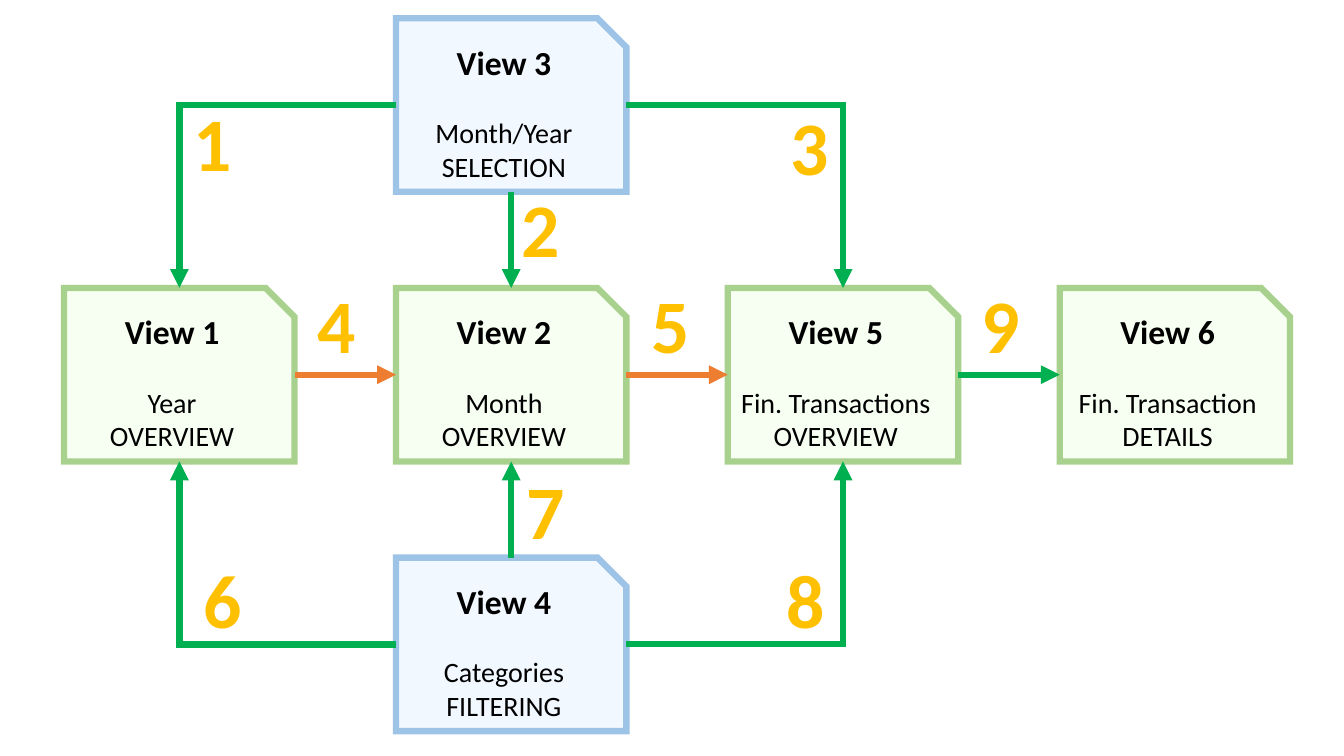
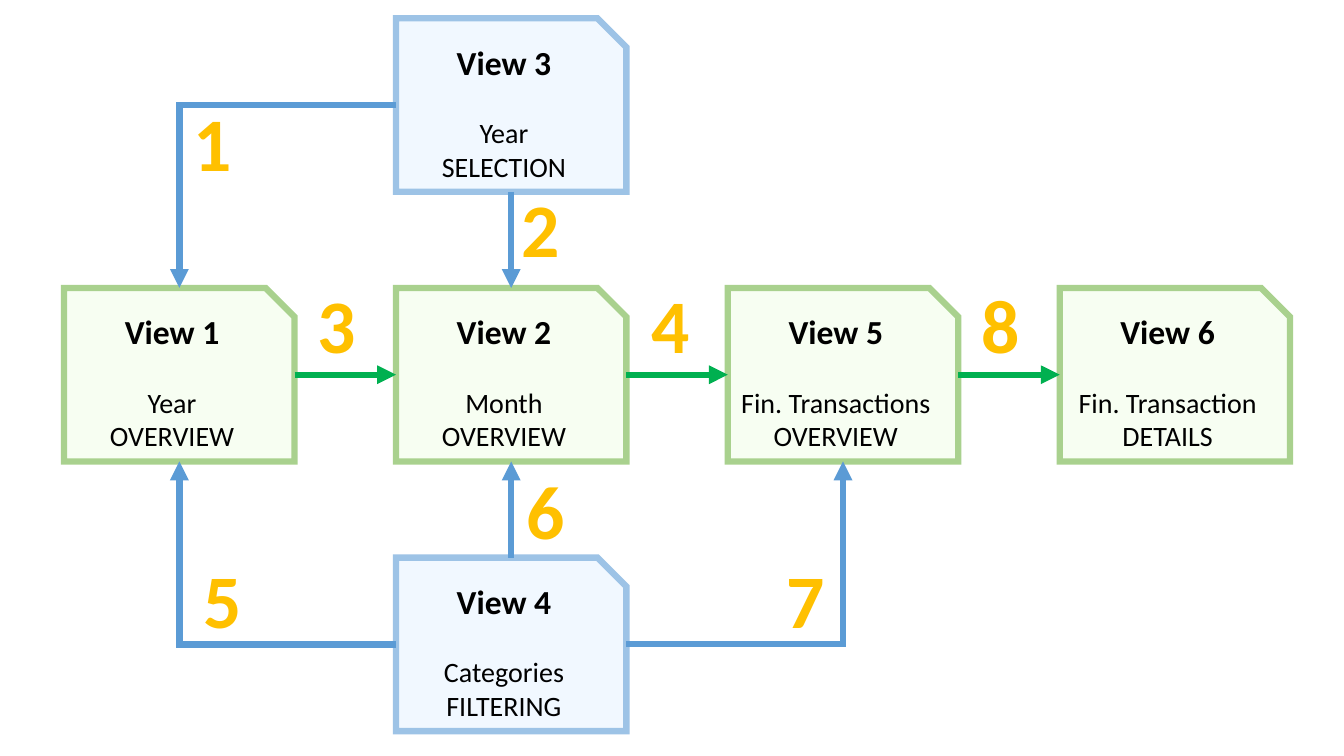
Before and after one commit to klingo/fhnw-mt-vr, a slide deck: slide 2 of 03_Figures/07_Suggestion/NavigationMap.pptx. Drawn at 1344x756 pixels with LibreOffice and Linux fonts; fonts in the diff are those of the drawing. Boxes give left, top, right and bottom in pixels: in the first picture for what was removed or moved away, otherwise in the second. Text is boxed around its words. In the diff, an @@ line names an element or a change of style, - is before the commit and + after.

```diff
--- a/03_Figures/07_Suggestion/NavigationMap.pptx
+++ b/03_Figures/07_Suggestion/NavigationMap.pptx
@@ elbow arrow (396, 105) - (179, 288): stroke #00B050 4.5 pt to #5B9BD5 4.5 pt @@
@@ elbow arrow removed from (626, 105) to (843, 288) @@
@@ text in snip rect at box(442, 125, 566, 178): text changed @@
-Month/Year
-SELECTION
+Year
+SELECTION
@@ text removed at box(790, 125, 828, 176) @@
-3
@@ arrow (511, 192) - (511, 288): stroke #00B050 4.5 pt to #5B9BD5 4.5 pt @@
@@ text at box(318, 303, 356, 354): text changed @@
-4
+3
@@ text at box(651, 304, 689, 353): text changed @@
-5
+4
@@ text at box(982, 300, 1020, 354): text changed @@
-9
+8
@@ arrow (294, 375) - (396, 375): stroke #ED7D31 4.5 pt to #00B050 4.5 pt @@
@@ arrow (626, 375) - (728, 375): stroke #ED7D31 4.5 pt to #00B050 4.5 pt @@
@@ elbow arrow (396, 644) - (179, 462): stroke #00B050 4.5 pt to #5B9BD5 4.5 pt @@
@@ arrow (511, 558) - (511, 462): stroke #00B050 4.5 pt to #5B9BD5 4.5 pt @@
@@ elbow arrow (626, 644) - (843, 462): stroke #00B050 4.5 pt to #5B9BD5 4.5 pt @@
@@ text at box(527, 487, 565, 556): text changed @@
-7
+6
@@ text at box(203, 579, 241, 646): text changed @@
-6
+5
@@ text at box(787, 579, 825, 646): text changed @@
-8
+7
```
Also in this commit, not shown: 1 other slide changed, 13 other files.
